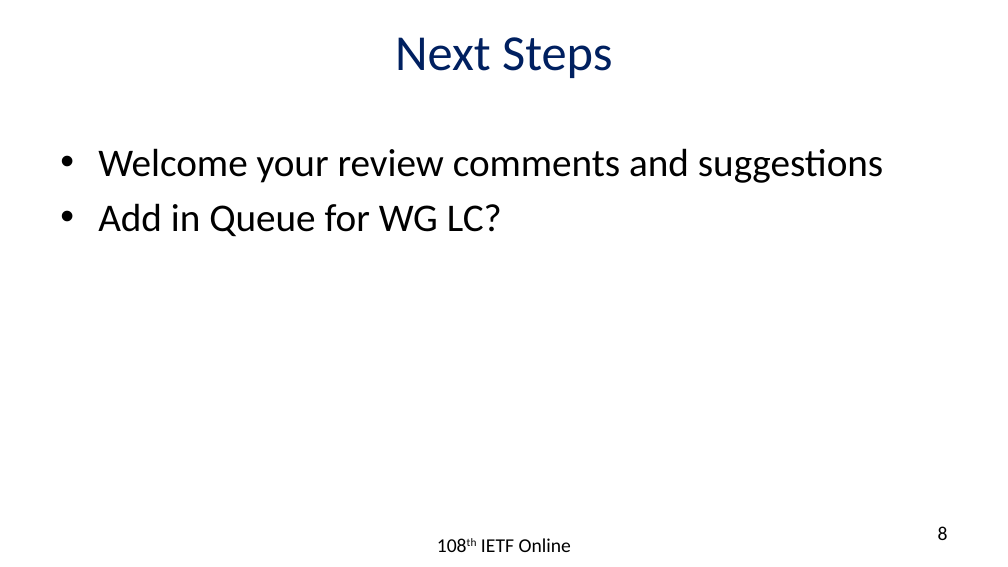
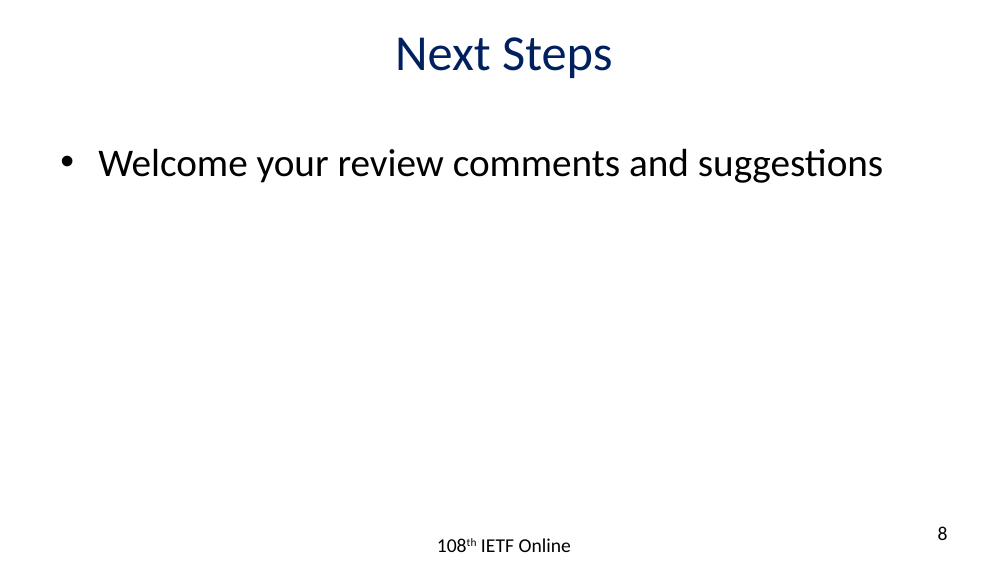
Before and after one commit to rakgandhi/ietf-slides, a slide deck: slide 8 of draft-ietf-pce-sr-bidir-path-02.pptx. Drawn at 1008x567 pixels with LibreOffice and Linux fonts; fonts in the diff are those of the drawing. Boxes give left, top, right and bottom in pixels: in the first picture for what was removed or moved away, otherwise in the second. Text is boxed around its words. In the diff, an @@ line names an element or a change of style, - is before the commit and + after.

```diff
--- a/draft-ietf-pce-sr-bidir-path-02.pptx
+++ b/draft-ietf-pce-sr-bidir-path-02.pptx
@@ text at <box>98,203,502,237</box>: paragraph removed @@
-• Add in Queue for WG LC?
```
Also in this commit, not shown: 2 other slides changed, 3 other files.
